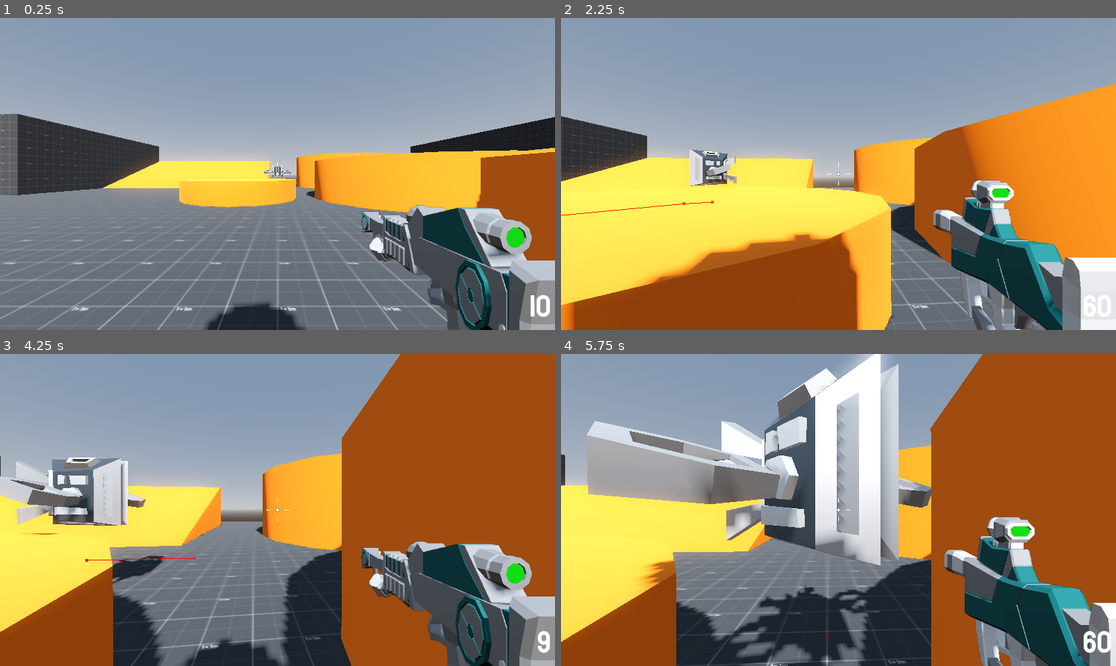
Above: before the commit, frames 1-4 (two rows, left to right).
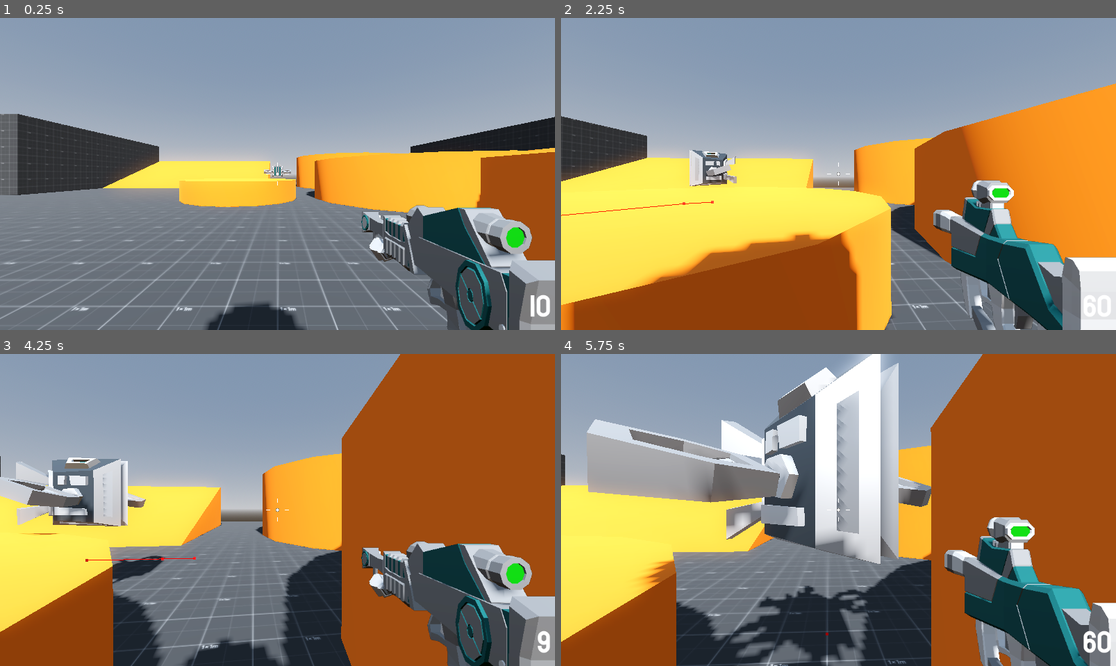
Above: after the commit, the same moments.

Repository: niamh-d/godot-3d-fps
Game: Godot game, scene res://Levels/sandbox.tscn
Two runs of this game, one before a commit and one after it. Both use one fixed random seed, a clock stepped at 60 frames per second and the inputs below. This scene is started directly instead of the project's main scene.
Inputs (mouse positions are in pixels of both pictures, inside the frame that each line leads up to):
- Up to frame 1 (0.25 s): no input
- Up to frame 2 (2.25 s): tap Enter at 0.5 s; move the mouse to (866, 174) at 0.52 s; hold Right mouse button (aim) 0.53-1.28 s; hold W (move_forward) from 0.53 s (still down); tap Space (jump) at 0.77, 1.52 s; move the mouse to (810, 174) at 1.27 s; click (810, 174) at 1.35 s; move the mouse to (849, 167) at 2.02 s; hold Mouse wheel up (next_weapon) from 2.03 s (still down)
- Up to frame 3 (4.25 s): keep holding W (move_forward); move the mouse to (271, 516) at 2.77 s; release Mouse wheel up (next_weapon) at 2.78 s; tap Mouse wheel down (previous_weapon) at 2.85 s; tap Space (jump) at 3.02, 3.77 s; move the mouse to (316, 513) at 3.52 s; hold 1 (weapon_1) from 3.53 s (still down)
- Up to frame 4 (5.75 s): keep holding W (move_forward); move the mouse to (794, 506) at 4.27 s; release 1 (weapon_1) at 4.28 s; tap 2 (weapon_2) at 4.35 s; tap Space (jump) at 4.52 s; move the mouse to (844, 510) at 5.02 s; hold Right mouse button (aim) from 5.03 s (still down)

The runs differ from the first frame. In frame 1, less than 0.1% of the frame differs, in the area x 47-53%, y 47-51%; in frame 2, less than 0.1%; in frame 3, 0.4%; in frame 4, 1.8%, in the area x 4-67%, y 0-100%.

Commit message:
added animation tree

Diff:
--- a/Enemy/enemy.gd
+++ b/Enemy/enemy.gd
@@ -7,8 +7,9 @@
 @export var max_hitpoints := 100
 @export var damage_dealt := 20
 
-@onready var anim_player: AnimationPlayer = $AnimationPlayer
+@onready var anim_tree: AnimationTree = $AnimationTree
 @onready var navigation_agent: NavigationAgent3D = $NavigationAgent3D
+@onready var playback: AnimationNodeStateMachinePlayback = anim_tree["parameters/playback"]
 
 var player: Player
 var provoked := false
@@ -42,7 +43,7 @@
 
 	if provoked:
 		if distance <= attack_range:
-			anim_player.play("attack")
+			playback.travel("attack")
 
 	if direction:
 		look_at_target(direction)
--- a/Enemy/enemy.tscn
+++ b/Enemy/enemy.tscn
@@ -30,22 +30,6 @@
 "transitions": PackedFloat32Array(1),
 "update": 0,
 "values": [Vector3(1, 1, 1)]
-}
-
-[sub_resource type="Animation" id="Animation_t8q0m"]
-resource_name = "idle"
-loop_mode = 1
-tracks/0/type = "value"
-tracks/0/imported = false
-tracks/0/enabled = true
-tracks/0/path = NodePath("Drone:position")
-tracks/0/interp = 1
-tracks/0/loop_wrap = true
-tracks/0/keys = {
-"times": PackedFloat32Array(0, 0.5, 1),
-"transitions": PackedFloat32Array(-2, -2, -2),
-"update": 0,
-"values": [Vector3(0, 0.5, 0), Vector3(0, 0.6, 0), Vector3(0, 0.5, 0)]
 }
 
 [sub_resource type="Animation" id="Animation_57l72"]
@@ -91,12 +75,51 @@
 }]
 }
 
+[sub_resource type="Animation" id="Animation_t8q0m"]
+resource_name = "idle"
+loop_mode = 1
+tracks/0/type = "value"
+tracks/0/imported = false
+tracks/0/enabled = true
+tracks/0/path = NodePath("Drone:position")
+tracks/0/interp = 1
+tracks/0/loop_wrap = true
+tracks/0/keys = {
+"times": PackedFloat32Array(0, 0.5, 1),
+"transitions": PackedFloat32Array(-2, -2, -2),
+"update": 0,
+"values": [Vector3(0, 0.5, 0), Vector3(0, 0.6, 0), Vector3(0, 0.5, 0)]
+}
+
 [sub_resource type="AnimationLibrary" id="AnimationLibrary_vh4wp"]
 _data = {
 "RESET": SubResource("Animation_jmnys"),
 "attack": SubResource("Animation_57l72"),
 "idle": SubResource("Animation_t8q0m")
 }
+
+[sub_resource type="AnimationNodeAnimation" id="AnimationNodeAnimation_3h128"]
+animation = &"attack"
+
+[sub_resource type="AnimationNodeAnimation" id="AnimationNodeAnimation_2yv3u"]
+animation = &"idle"
+
+[sub_resource type="AnimationNodeStateMachineTransition" id="AnimationNodeStateMachineTransition_hukmn"]
+advance_mode = 2
+
+[sub_resource type="AnimationNodeStateMachineTransition" id="AnimationNodeStateMachineTransition_yng55"]
+
+[sub_resource type="AnimationNodeStateMachineTransition" id="AnimationNodeStateMachineTransition_3r3fx"]
+switch_mode = 2
+advance_mode = 2
+
+[sub_resource type="AnimationNodeStateMachine" id="AnimationNodeStateMachine_fouu0"]
+states/Start/position = Vector2(116.5, 145.5)
+states/attack/node = SubResource("AnimationNodeAnimation_3h128")
+states/attack/position = Vector2(486.5, 140)
+states/idle/node = SubResource("AnimationNodeAnimation_2yv3u")
+states/idle/position = Vector2(302, 93.5)
+transitions = ["Start", "idle", SubResource("AnimationNodeStateMachineTransition_hukmn"), "idle", "attack", SubResource("AnimationNodeStateMachineTransition_yng55"), "attack", "idle", SubResource("AnimationNodeStateMachineTransition_3r3fx")]
 
 [node name="Enemy" type="CharacterBody3D"]
 script = ExtResource("1_sgyxp")
@@ -115,3 +138,7 @@
 
 [node name="Drone" parent="." instance=ExtResource("2_gi1jc")]
 transform = Transform3D(1, 0, 0, 0, 1, 0, 0, 0, 1, 0, 0.5, 0)
+
+[node name="AnimationTree" type="AnimationTree" parent="."]
+tree_root = SubResource("AnimationNodeStateMachine_fouu0")
+anim_player = NodePath("../AnimationPlayer")
Not shown: 1 places in Enemy/enemy.tscn that only renumber resources
